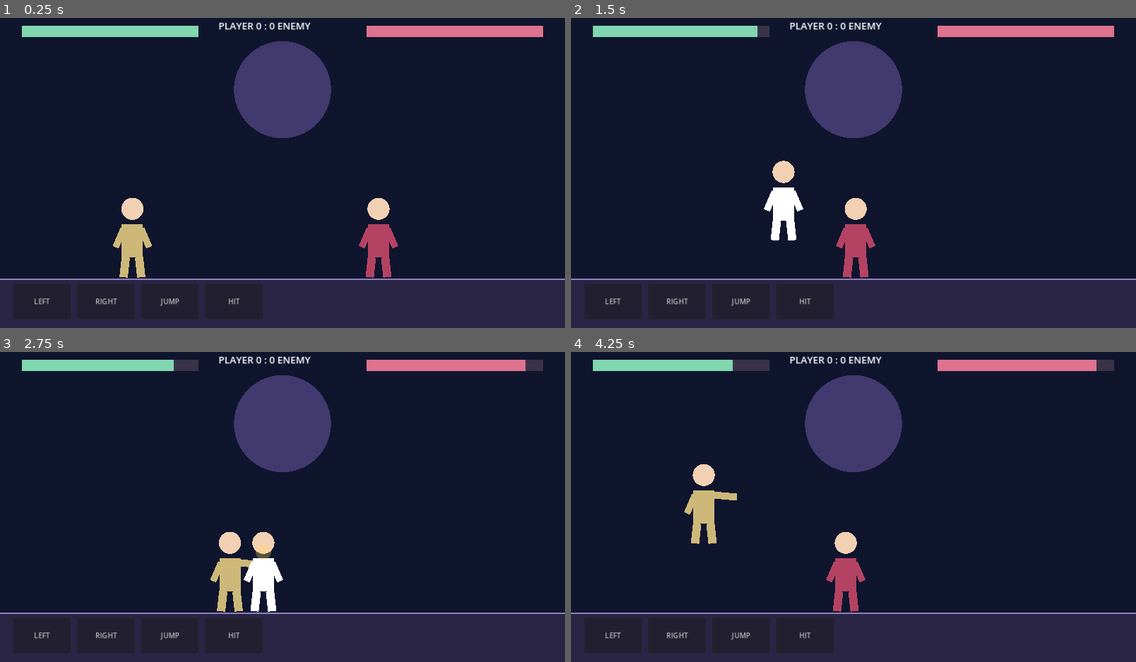
Above: before the commit, frames 1-4 (two rows, left to right).
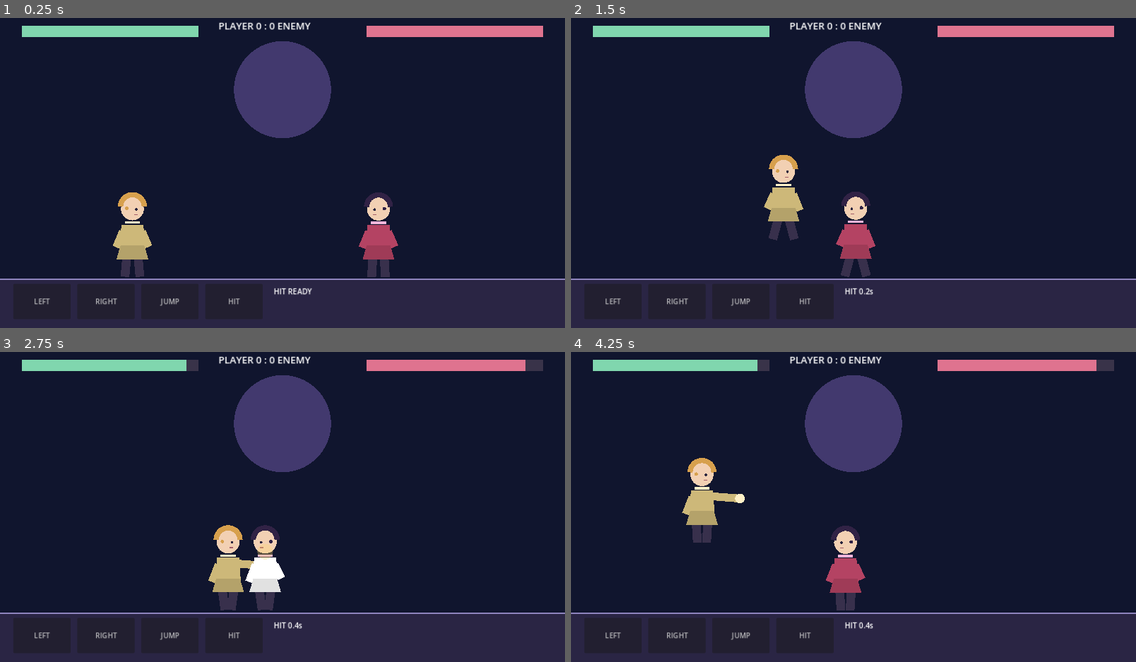
Above: after the commit, the same moments.

Repository: PerchikHot/Eclipse-Arena-
Game: Godot game, scene res://scenes/Main.tscn
Same seed, same stepped clock (60 frames per second), same inputs: the game is played once before the commit and once after it.
Inputs:
- Up to frame 1 (0.25 s): no input
- Up to frame 2 (1.5 s): hold D 0.53-1.28 s; hold J 0.53-1.28 s; tap Space at 0.77 s; hold A from 1.28 s (still down); tap J at 1.35 s
- Up to frame 3 (2.75 s): tap Space at 1.52 s; release A at 2.03 s; hold D from 2.03 s (still down); hold J from 2.03 s (still down)
- Up to frame 4 (4.25 s): release D at 2.78 s; release J at 2.78 s; hold W 2.78-3.53 s; tap J at 2.85 s; tap Space at 3.02, 3.77 s; hold A from 3.53 s (still down); hold J from 3.53 s (still down)

The runs differ from the first frame. In frame 1, 1.2% of the frame differs, in the area x 20-71%, y 56-90%; in frame 2, 1.5%; in frame 3, 1.6%, in the area x 30-54%, y 2-90%; in frame 4, 1.5%.

Commit message:
Improve fighter visuals and animation, collision, hit range and cooldown UI

Diff:
--- a/scripts/main.gd
+++ b/scripts/main.gd
@@ -24,6 +24,10 @@
 var enemy_hit_fx := 0.0
 var ai_timer := 0.0
 var ai_retreat := false
+var animation_clock := 0.0
+var player_motion := 0.0
+var enemy_motion := 0.0
+var cooldown_label: Label
 
 func _ready() -> void:
     left_rig = make_rig()
@@ -56,6 +60,10 @@
     restart_button.visible = false
     restart_button.pressed.connect(restart_round)
     add_child(restart_button)
+    cooldown_label = Label.new()
+    cooldown_label.position = Vector2(620, 625)
+    cooldown_label.add_theme_font_size_override("font_size", 17)
+    add_child(cooldown_label)
 
 func restart_round() -> void:
     hp_left = 100
@@ -100,6 +108,9 @@
 func _process(delta: float) -> void:
     if round_over:
         return
+    animation_clock += delta
+    player_motion = 0.0
+    enemy_motion = 0.0
     player_attack_fx = maxf(0.0, player_attack_fx - delta)
     enemy_attack_fx = maxf(0.0, enemy_attack_fx - delta)
     player_hit_fx = maxf(0.0, player_hit_fx - delta)
@@ -111,7 +122,8 @@
     var right_pressed: bool = Input.is_key_pressed(KEY_D) or held["RIGHT"]
     var jump_pressed: bool = Input.is_key_pressed(KEY_SPACE) or Input.is_key_pressed(KEY_W) or held["JUMP"]
     var hit_pressed: bool = Input.is_key_pressed(KEY_J) or held["HIT"]
-    x_left += (float(right_pressed) - float(left_pressed)) * 330 * delta
+    player_motion = float(right_pressed) - float(left_pressed)
+    x_left += player_motion * 330 * delta
     x_left = clampf(x_left, 50, 1230)
     if jump_pressed and y_left >= 610:
         velocity_y = -740
@@ -119,15 +131,10 @@
     y_left = minf(610, y_left + velocity_y * delta)
     if y_left >= 610:
         velocity_y = 0
-    if absf(x_left - x_right) < 74.0 and absf(y_left - 610.0) < 100.0:
-        var center: float = (x_left + x_right) * 0.5
-        var direction: float = 1.0 if x_left <= x_right else -1.0
-        x_left = clampf(center - direction * 37.0, 50.0, 1230.0)
-        x_right = clampf(center + direction * 37.0, 50.0, 1230.0)
     if hit_pressed and attack_cooldown <= 0:
         attack_cooldown = 0.55
         player_attack_fx = 0.18
-        if absf(x_left - x_right) < 145:
+        if absf(x_left - x_right) < 145.0 and absf(y_left - 610.0) < 115.0:
             hp_right = maxi(0, hp_right - 10)
             enemy_hit_fx = 0.22
             if hp_right == 0:
@@ -138,17 +145,25 @@
             ai_timer = 1.1
             ai_retreat = distance < 185.0 and randf() < 0.35
         if ai_retreat and distance < 240.0:
-            x_right -= signf(x_left - x_right) * 110.0 * delta
+            enemy_motion = -signf(x_left - x_right)
+            x_right += enemy_motion * 110.0 * delta
         elif distance > 110.0:
-            x_right += signf(x_left - x_right) * 170.0 * delta
+            enemy_motion = signf(x_left - x_right)
+            x_right += enemy_motion * 170.0 * delta
         x_right = clampf(x_right, 50.0, 1230.0)
-        if absf(x_left - x_right) < 140 and enemy_cooldown <= 0:
+        if absf(x_left - x_right) < 84.0 and absf(y_left - 610.0) < 115.0:
+            var separation: float = 1.0 if x_left <= x_right else -1.0
+            var midpoint: float = (x_left + x_right) * 0.5
+            x_left = clampf(midpoint - separation * 42.0, 50.0, 1230.0)
+            x_right = clampf(midpoint + separation * 42.0, 50.0, 1230.0)
+        if absf(x_left - x_right) < 140 and absf(y_left - 610.0) < 120.0 and enemy_cooldown <= 0:
             enemy_cooldown = 0.95
             enemy_attack_fx = 0.18
             player_hit_fx = 0.22
             hp_left = maxi(0, hp_left - 7)
             if hp_left == 0:
                 finish_round(false)
+    cooldown_label.text = "HIT READY" if attack_cooldown <= 0.0 else "HIT %.1fs" % attack_cooldown
     queue_redraw()
 
 func _draw() -> void:
@@ -156,8 +171,8 @@
     draw_circle(Vector2(640, 180), 110, Color("#42396e"))
     draw_rect(Rect2(0, 610, 1280, 110), Color("#2a2544"))
     draw_line(Vector2(0, 610), Vector2(1280, 610), Color("#8e84be"), 4)
-    draw_fighter(Vector2(x_left, y_left), Color("#ffffff") if player_hit_fx > 0.0 else Color("#cdb879"), player_attack_fx > 0.0, x_right >= x_left)
-    draw_fighter(Vector2(x_right, 610), Color("#ffffff") if enemy_hit_fx > 0.0 else Color("#b44363"), enemy_attack_fx > 0.0, x_left >= x_right)
+    draw_fighter(Vector2(x_left, y_left), Color("#ffffff") if player_hit_fx > 0.0 else Color("#cdb879"), player_attack_fx > 0.0, x_right >= x_left, player_motion, true)
+    draw_fighter(Vector2(x_right, 610), Color("#ffffff") if enemy_hit_fx > 0.0 else Color("#b44363"), enemy_attack_fx > 0.0, x_left >= x_right, enemy_motion, false)
     if enemy_hit_fx > 0.0:
         draw_circle(Vector2(x_right, 470), 12.0 + enemy_hit_fx * 55.0, Color("#ffd56c", enemy_hit_fx * 3.0))
     if player_hit_fx > 0.0:
@@ -167,14 +182,28 @@
     draw_rect(Rect2(50, 35, hp_left * 4, 26), Color("#80d6ae"))
     draw_rect(Rect2(830, 35, hp_right * 4, 26), Color("#df738f"))
 
-func draw_fighter(origin: Vector2, color: Color, attacking: bool, face_right: bool) -> void:
-    draw_rect(Rect2(origin + Vector2(-24, -125), Vector2(48, 75)), color)
-    draw_circle(origin + Vector2(0, -160), 25, Color("#f2d0b3"))
-    draw_line(origin + Vector2(-15, -50), origin + Vector2(-20, -5), color, 19)
-    draw_line(origin + Vector2(15, -50), origin + Vector2(20, -5), color, 19)
-    draw_line(origin + Vector2(-20, -115), origin + Vector2(-38, -73), color, 15)
+func draw_fighter(origin: Vector2, color: Color, attacking: bool, face_right: bool, motion: float, is_player: bool) -> void:
+    var facing: float = 1.0 if face_right else -1.0
+    var step: float = sin(animation_clock * 12.0) * 10.0 if absf(motion) > 0.1 else 0.0
+    var bob: float = absf(sin(animation_clock * 12.0)) * 3.0 if absf(motion) > 0.1 else sin(animation_clock * 2.0) * 2.0
+    var body: Vector2 = origin + Vector2(0, -bob)
+    var hair: Color = Color("#d7a04d") if is_player else Color("#312245")
+    var trim: Color = Color("#fff0c7") if is_player else Color("#f4b6db")
+    var boot: Color = Color("#38304c")
+    draw_line(body + Vector2(-13, -48), body + Vector2(-17 + step, -5), boot, 20.0)
+    draw_line(body + Vector2(13, -48), body + Vector2(17 - step, -5), boot, 20.0)
+    draw_colored_polygon(PackedVector2Array([body + Vector2(-25, -123), body + Vector2(25, -123), body + Vector2(30, -53), body + Vector2(-30, -53)]), color)
+    draw_line(body + Vector2(-22, -108), body + Vector2(-37, -72 + step * 0.35), color, 17.0)
     if attacking:
-        var side: float = 1.0 if face_right else -1.0
-        draw_line(origin + Vector2(20.0 * side, -115), origin + Vector2(75.0 * side, -110), color, 16)
+        draw_line(body + Vector2(20 * facing, -110), body + Vector2(83 * facing, -105), color, 18.0)
+        draw_circle(body + Vector2(86 * facing, -105), 11.0, trim)
     else:
-        draw_line(origin + Vector2(20, -115), origin + Vector2(38, -73), color, 15)
+        draw_line(body + Vector2(22, -108), body + Vector2(37, -73 - step * 0.35), color, 17.0)
+    draw_line(body + Vector2(-22, -72), body + Vector2(22, -72), trim, 5.0)
+    draw_colored_polygon(PackedVector2Array([body + Vector2(-27, -76), body + Vector2(27, -76), body + Vector2(36, -45), body + Vector2(-36, -45)]), color.darkened(0.12))
+    draw_circle(body + Vector2(0, -159), 26.0, Color("#f2d0b3"))
+    draw_arc(body + Vector2(0, -164), 27.0, PI, TAU, 18, hair, 12.0)
+    draw_circle(body + Vector2(-13 * facing, -160), 4.0, hair)
+    draw_circle(body + Vector2(9 * facing, -158), 3.0, Color("#29243d"))
+    draw_line(body + Vector2(4 * facing, -146), body + Vector2(12 * facing, -146), Color("#a45e69"), 2.0)
+    draw_line(body + Vector2(-17, -128), body + Vector2(17, -128), trim, 5.0)
